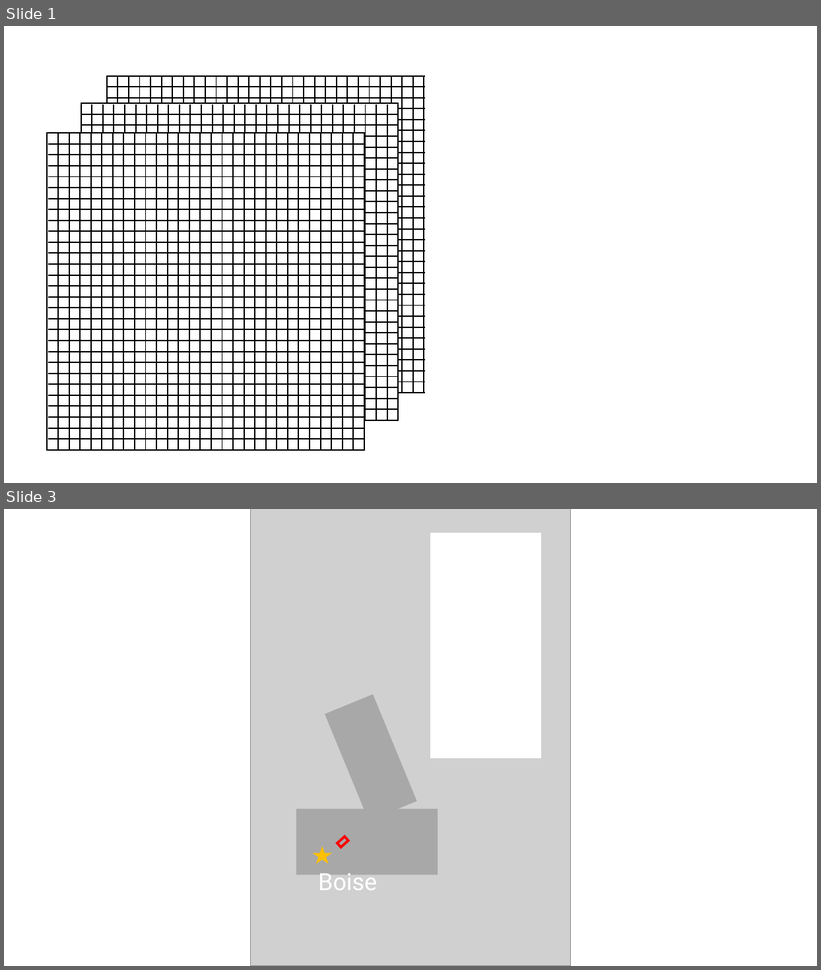
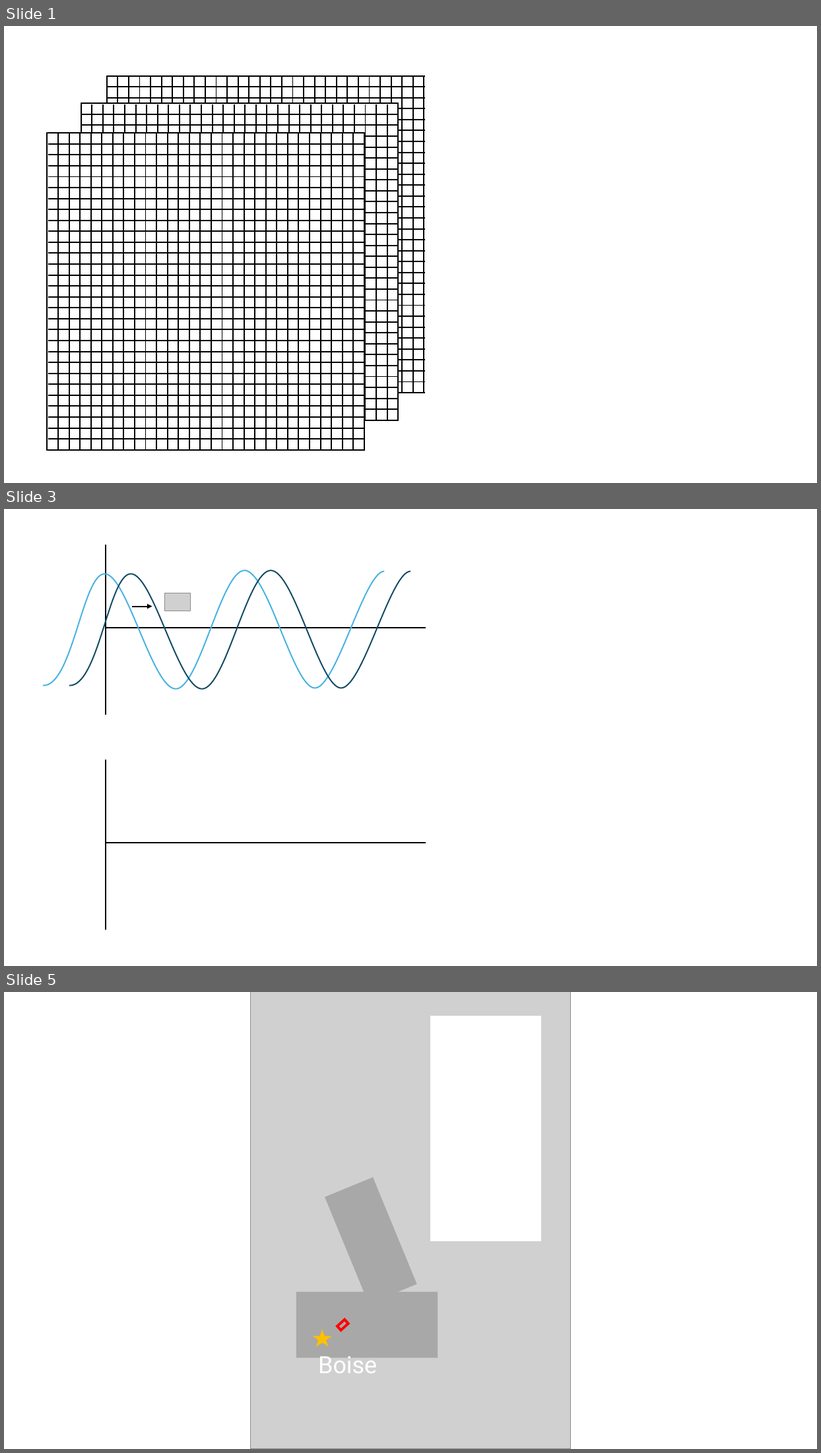
Before and after one commit to julober/snowex_uavsar_coherence, a slide deck: outputs/figures/insar_final_proj/tau_gamma_concept.pptx. Shown one above the other, each under a label of ours: slides 1 and 3 before the commit, slides 1, 3 and 5 after it; the slides between them are not shown. The pictures are 821x970 and 821x1453 pixels, drawn with LibreOffice and Linux fonts; fonts in the diff are those of the drawing; grey boxes stand for pictures. Boxes give left, top, right and bottom in pixels: in the first picture for what was removed or moved away, otherwise in the second. Text is boxed around its words. In the diff, an @@ line names an element or a change of style, - is before the commit and + after.

```diff
--- a/outputs/figures/insar_final_proj/tau_gamma_concept.pptx
+++ b/outputs/figures/insar_final_proj/tau_gamma_concept.pptx
@@ slide 3 added at (x1=4, y1=509, x2=817, y2=966), background #FFFFFF @@
@@ line added from (106, 545) to (106, 715), #000000 1.5 pt @@
@@ freeform shape added at (x1=43, y1=570, x2=385, y2=689), outline #46B1E1 1.5 pt @@
@@ freeform shape added at (x1=69, y1=570, x2=411, y2=689), outline #104862 1.5 pt @@
@@ arrow added from (132, 607) to (152, 607), #000000 1.5 pt @@
@@ picture added at (x1=165, y1=593, x2=191, y2=611) @@
@@ line added from (106, 627) to (426, 627), #000000 1.5 pt @@
@@ line added from (106, 760) to (106, 930), #000000 1.5 pt @@
@@ line added from (106, 843) to (426, 843), #000000 1.5 pt @@
@@ what was slide 3 is now slide 5 @@
```
Also in this commit, not shown: 1 slide changed, 1 other slide added, 2 other files.
